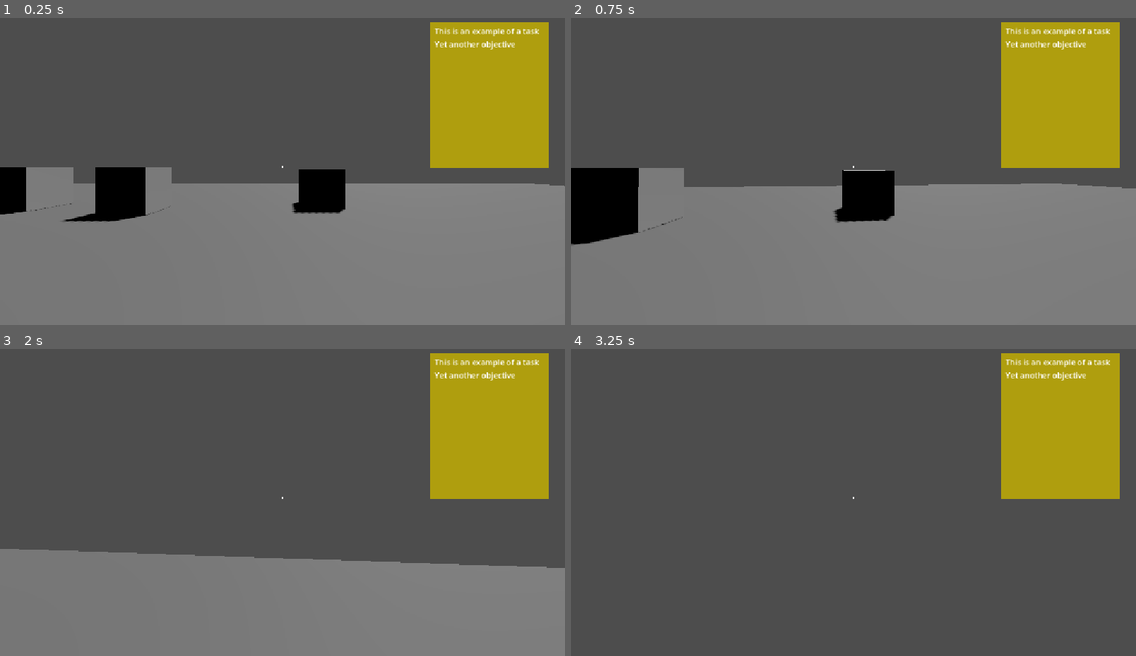
Above: before the commit, frames 1-4 (two rows, left to right).
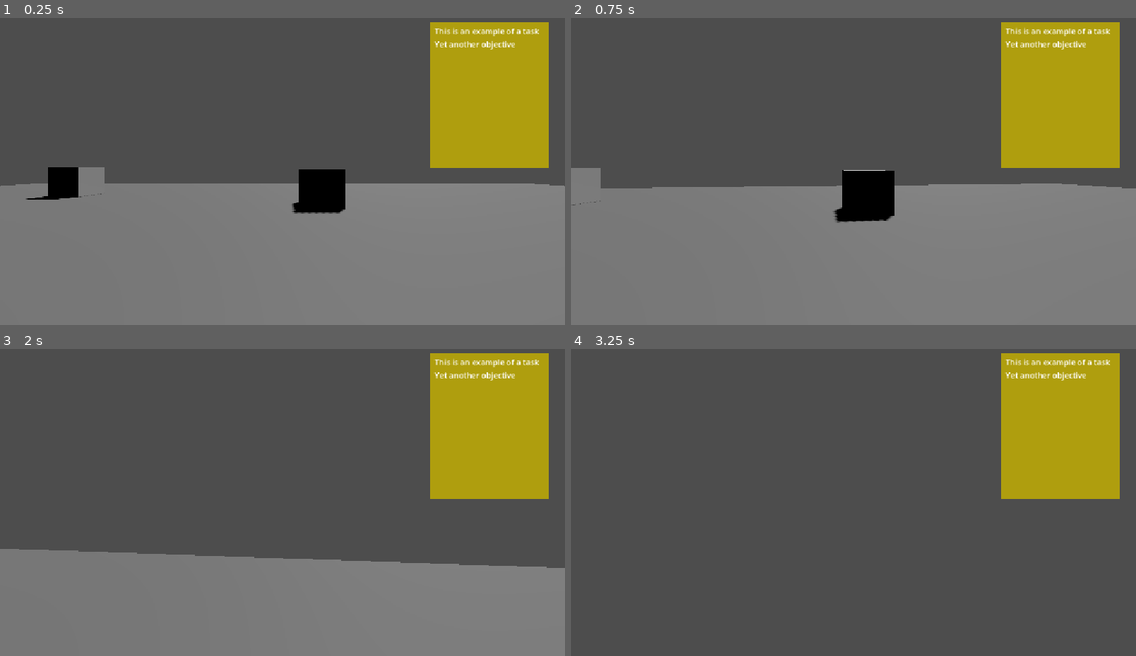
Above: after the commit, the same moments.

Repository: MichaelRRyan/gmtk-2026-countdown
Game: Godot game, scene res://Levels/Vlad/vlads_test_level.tscn
Same seed, same stepped clock (60 frames per second), same inputs: the game is played once before the commit and once after it. This scene is started directly instead of the project's main scene.
Inputs (mouse positions are in pixels of both pictures, inside the frame that each line leads up to):
- Up to frame 1 (0.25 s): no input
- Up to frame 2 (0.75 s): tap Enter at 0.5 s; move the mouse to (881, 165) at 0.52 s; press the mouse at (881, 165) at 0.53 s; hold W (move_forward) from 0.53 s (still down)
- Up to frame 3 (2 s): keep holding W (move_forward); tap Space (jump) at 0.77, 1.52 s; move the mouse to (254, 499) at 1.27 s; release the mouse at (254, 499) at 1.28 s; click (254, 499) at 1.35 s
- Up to frame 4 (3.25 s): keep holding W (move_forward); move the mouse to (864, 493) at 2.02 s; press the mouse at (864, 493) at 2.03 s; move the mouse to (847, 502) at 2.77 s; release the mouse at (847, 502) at 2.78 s; click (847, 502) at 2.85 s; tap Space (jump) at 3.02 s

The runs differ from the first frame. In frame 1, 3.5% of the frame differs, in the area x 0-51%, y 48-67%; in frame 2, 3.3%; in frame 3, less than 0.1%; in frame 4, less than 0.1%.

Commit message:
Only displays crosshair and progress bar when in interactable range.

Diff:
--- a/Features/Player/HUD/hud.gd
+++ b/Features/Player/HUD/hud.gd
@@ -26,8 +26,9 @@
 	task_progress_bar.visible = false
 
 func set_crosshair_interactable(is_interactable: bool) -> void:
-	var color_to_set: Color = crosshair_interactable_color if is_interactable else crosshair_normal_color
-	crosshair.modulate = color_to_set
+	crosshair.visible = is_interactable
+	#var color_to_set: Color = crosshair_interactable_color if is_interactable else crosshair_normal_color
+	#crosshair.modulate = color_to_set
 
 func set_task_meter(interact_level_current: float, interact_level_end: float):
 	if interact_level_current <= 0:
@@ -35,7 +36,7 @@
 		return
 
 	var percent: float = interact_level_current / interact_level_end * 100
-	task_progress_bar.visible = true
+	task_progress_bar.visible = task_progress_bar.value <= percent
 	task_progress_bar.value = percent
 
 func show_task_complete() -> void:
--- a/Features/Player/HUD/hud.tscn
+++ b/Features/Player/HUD/hud.tscn
@@ -60,6 +60,7 @@
 crosshair_interactable_color = Color(1, 0, 0, 1)
 
 [node name="Crosshair" type="TextureRect" parent="." unique_id=735159700]
+modulate = Color(1, 0, 0, 1)
 material = SubResource("CanvasItemMaterial_c8vhp")
 layout_mode = 1
 anchors_preset = 8
--- a/Levels/Vlad/vlads_test_level.tscn
+++ b/Levels/Vlad/vlads_test_level.tscn
@@ -22,17 +22,18 @@
 size = Vector3(8.955078, 1, 10.40918)
 
 [node name="TaskObjectSample" parent="." unique_id=1343915890 instance=ExtResource("2_yybwl")]
-transform = Transform3D(1, 0, 0, 0, 1, 0, 0, 0, 1, -6.1465707, 0.50000024, -5.0781097)
+transform = Transform3D(1, 0, 0, 0, 1, 0, 0, 0, 1, -6.1465707, 0.50000024, 1.2871356)
 objective_text = "This is an example of a task"
 
 [node name="DirectionalLight2D" type="DirectionalLight2D" parent="." unique_id=1675716225]
 height = 0.48
 
 [node name="TaskObjectSample2" parent="." unique_id=976524989 instance=ExtResource("2_yybwl")]
-transform = Transform3D(1, 0, 0, 0, 1, 0, 0, 0, 1, -3.2849383, 0.49999976, -4.6924596)
+transform = Transform3D(1, 0, 0, 0, 1, 0, 0, 0, 1, -7.1294794, 0.49999976, -7.2276807)
 objective_text = "Yet another objective"
 
 [node name="HUD" parent="." unique_id=1740219873 instance=ExtResource("3_yybwl")]
+crosshair_normal_color = Color(1, 0, 0, 1)
 
 [node name="TaskObjectSample3" parent="." unique_id=528437102 instance=ExtResource("2_yybwl")]
 transform = Transform3D(1, 0, 0, 0, 1, 0, 0, 0, 1, 0.9668217, 0.43127763, -5.321501)
